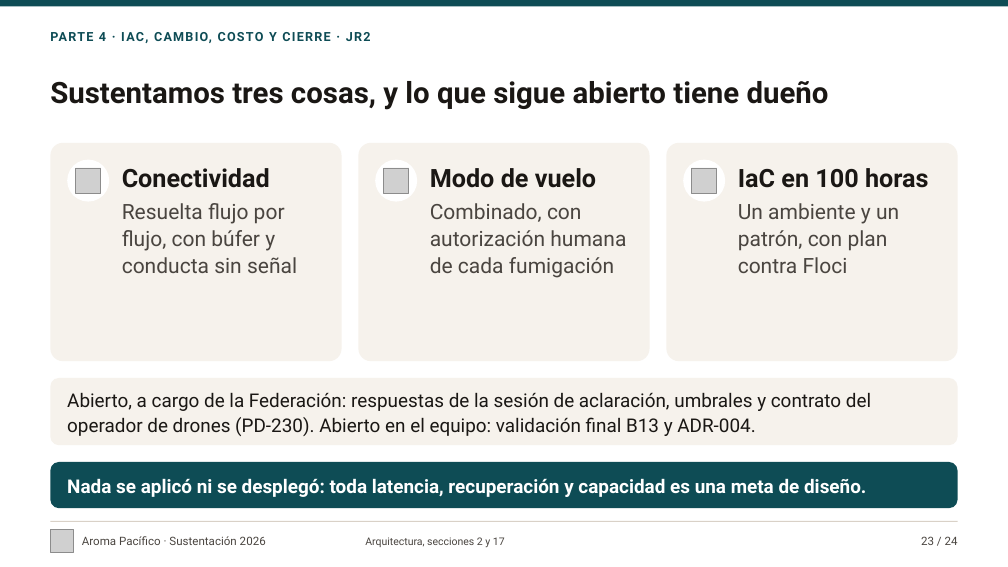
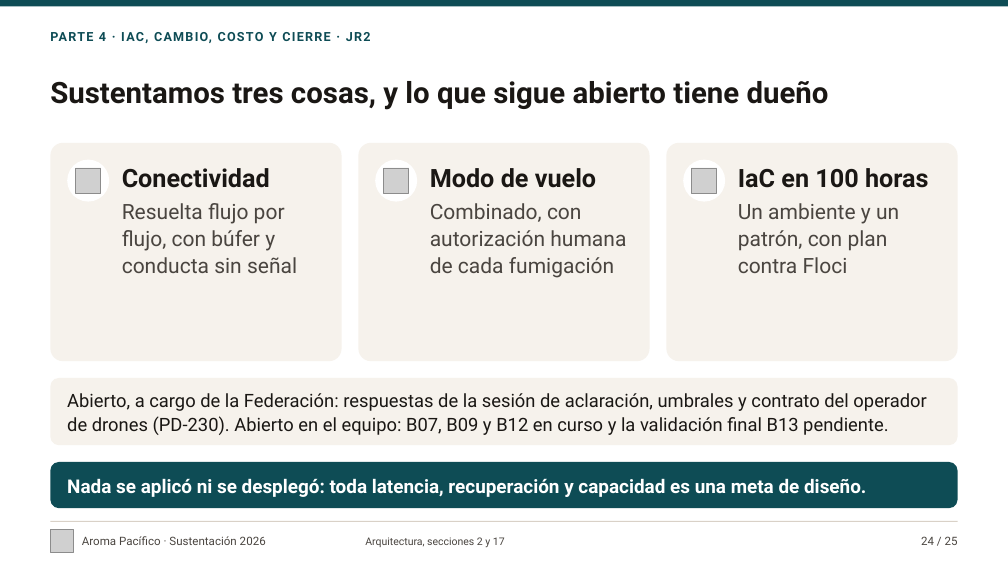
Before and after one commit to aroma-pacifico/aroma-pacifico-presentation, a slide deck: slide 24 of deck/aroma-pacifico-sustentacion.pptx (slide 23 before the commit). Drawn at 1008x567 pixels with LibreOffice and Linux fonts; fonts in the diff are those of the drawing; grey boxes stand for pictures. Boxes give left, top, right and bottom in pixels: in the first picture for what was removed or moved away, otherwise in the second. Text is boxed around its words. In the diff, an @@ line names an element or a change of style, - is before the commit and + after.

```diff
--- a/deck/aroma-pacifico-sustentacion.pptx
+++ b/deck/aroma-pacifico-sustentacion.pptx
@@ text at <box>67,393,926,435</box>: text changed; size 18 to 17.5 pt @@
-Abierto, a cargo de la Federación: respuestas de la sesión de aclaración, umbrales y contrato del operador de drones (PD-230). Abierto en el equipo: validación final B13 y ADR-004.
+Abierto, a cargo de la Federación: respuestas de la sesión de aclaración, umbrales y contrato del operador de drones (PD-230). Abierto en el equipo: B07, B09 y B12 en curso y la validación final B13 pendiente.
@@ text at <box>921,536,958,545</box>: text changed @@
-23 / 24
+24 / 25
```
Also in this commit, not shown: 23 other slides changed, 1 slide added, 40 other files.
